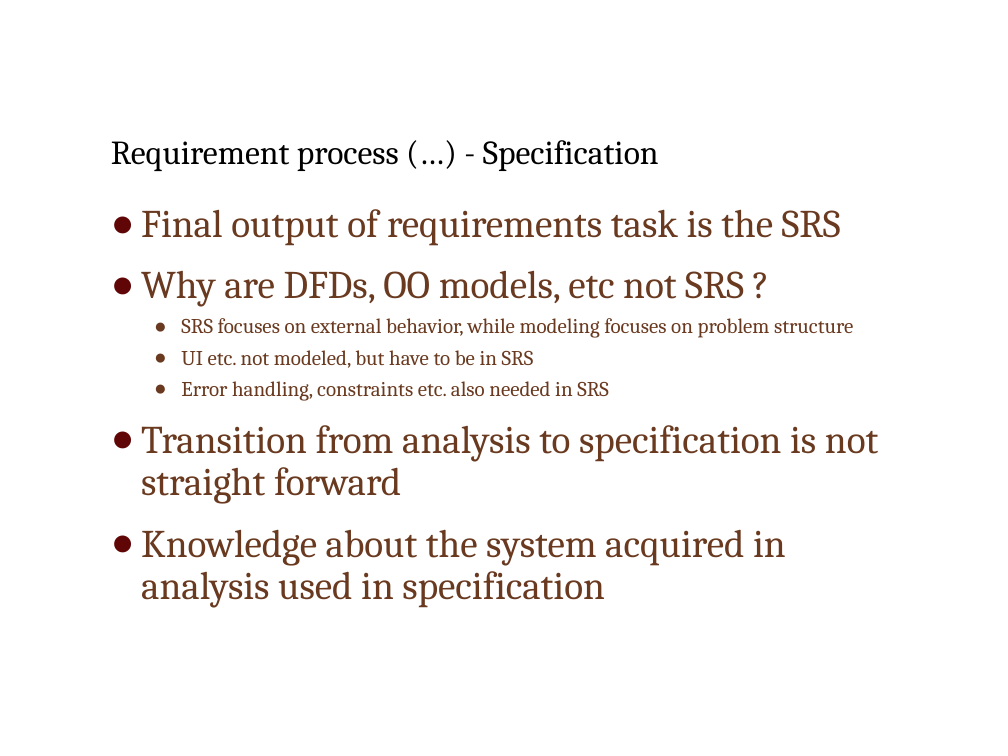
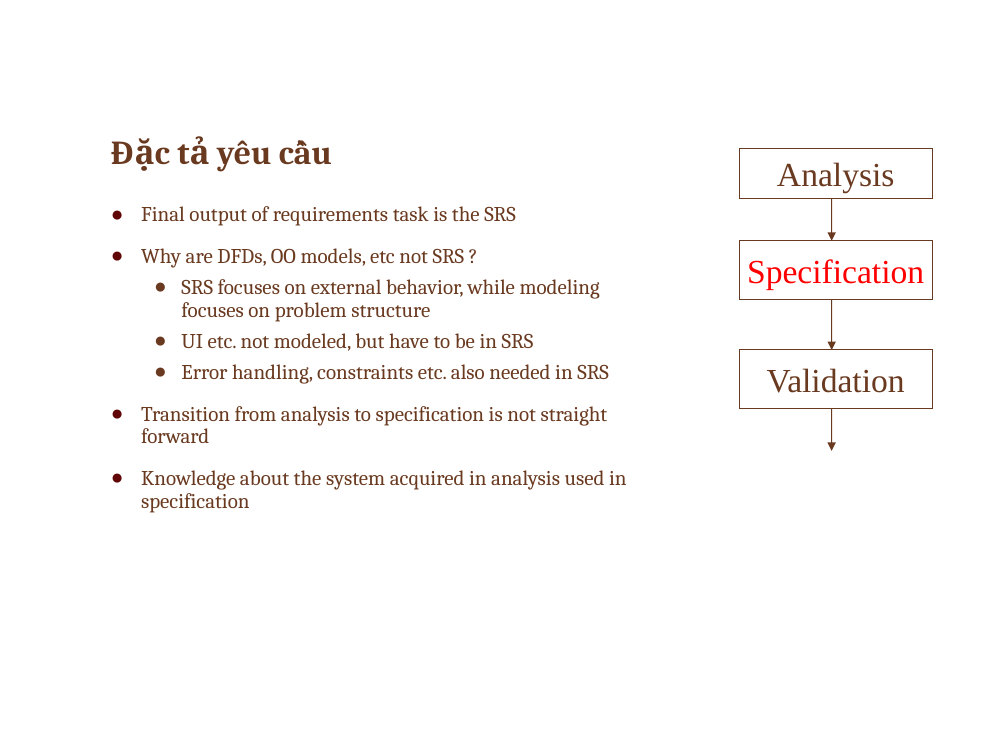
Before and after one commit to ChrisJamison/seminar_cnpm, a slide deck: slide 25 of Seminar/Software Requirement.pptx (slide 26 before the commit). Drawn at 1008x756 pixels with LibreOffice and Linux fonts; fonts in the diff are those of the drawing; background and template pictures are left out. Boxes give left, top, right and bottom in pixels: in the first picture for what was removed or moved away, otherwise in the second. Text is boxed around its words. In the diff, an @@ line names an element or a change of style, - is before the commit and + after.

```diff
--- a/Seminar/Software Requirement.pptx
+++ b/Seminar/Software Requirement.pptx
@@ title at (217,140,271,172): text changed; text colour #000000 to #6A3A20; bold on @@
-Requirement process (…) - Specification
+Đặc tả yêu cầu
@@ rectangle added at (739,148,932,199), fill #FFFFFF, outline #6A3A20 0.75 pt, 24 pt, text #6A3A20 @@
+Analysis
@@ text at (141,206,627,513): size 28 to 15 pt in "Final output of requirements task is the ...", "Why are DFDs, OO models, etc not ...", "Transition from analysis to specification is not ...", "Knowledge about the system acquired in analysis ..." @@
@@ arrow added from (832, 199) to (832, 241), #6A3A20 0.75 pt @@
@@ rectangle added at (739,241,932,299), fill #FFFFFF, outline #6A3A20 0.75 pt, 24 pt, text #FF0000 @@
+Specification
@@ arrow added from (832, 299) to (832, 350), #6A3A20 0.75 pt @@
@@ rectangle added at (739,350,932,408), fill #FFFFFF, outline #6A3A20 0.75 pt, 24 pt, text #6A3A20 @@
+Validation
@@ arrow added from (832, 409) to (832, 451), #6A3A20 0.75 pt @@
```
Also in this commit, not shown: 4 other slides changed, 8 slides added, 2 slides removed.
